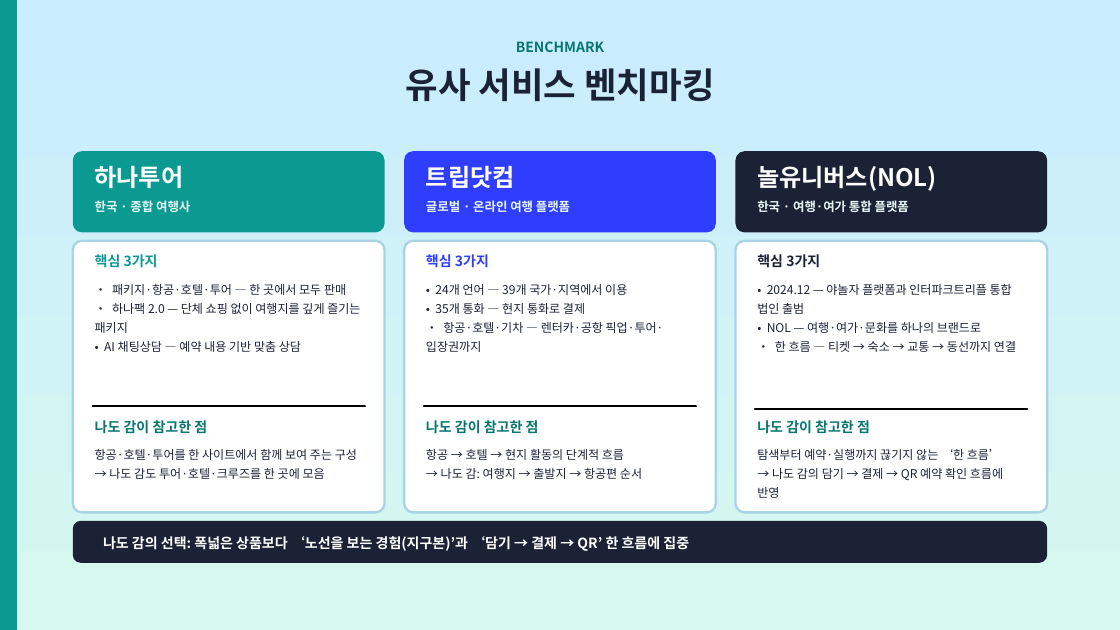
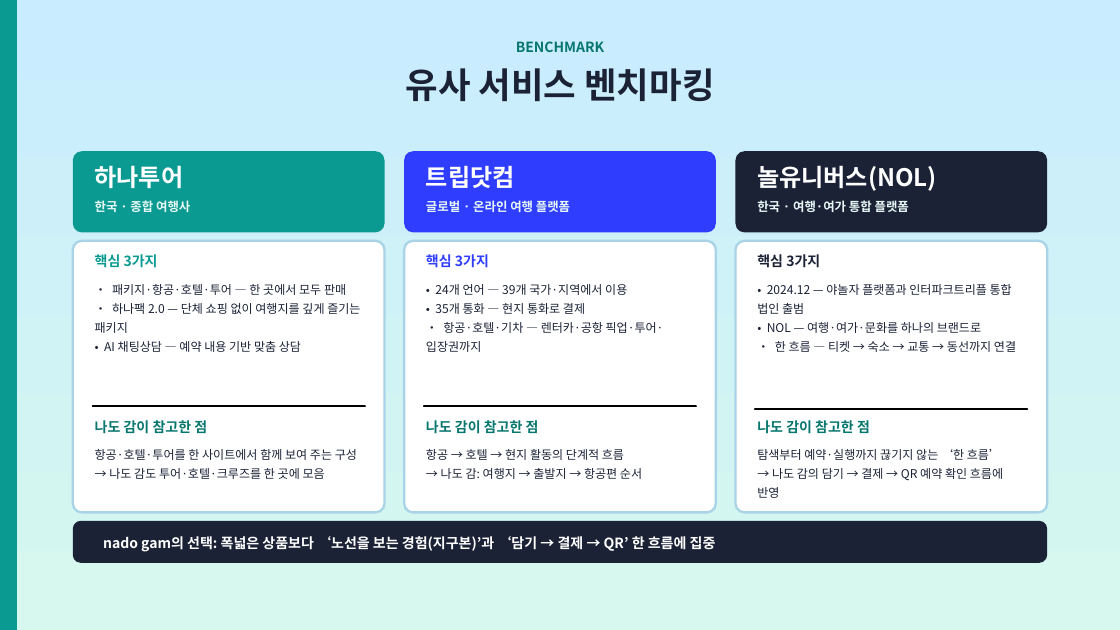
Before and after one commit to ho8566z/nado-gam_word, a slide deck: slide 7 of ppt_output/나도감_발표.pptx. Drawn at 1120x630 pixels with LibreOffice and Linux fonts; fonts in the diff are those of the drawing. Boxes give left, top, right and bottom in pixels: in the first picture for what was removed or moved away, otherwise in the second. Text is boxed around its words. In the diff, an @@ line names an element or a change of style, - is before the commit and + after.

```diff
--- a/ppt_output/나도감_발표.pptx
+++ b/ppt_output/나도감_발표.pptx
@@ text at bbox=[103, 536, 716, 552]: text changed @@
-나도 감의 선택: 폭넓은 상품보다 ‘노선을 보는 경험(지구본)’과 ‘담기 → 결제 → QR’ 한 흐름에 집중
+nado gam의 선택: 폭넓은 상품보다 ‘노선을 보는 경험(지구본)’과 ‘담기 → 결제 → QR’ 한 흐름에 집중
```
Also in this commit, not shown: 6 other slides changed, 34 other files.
